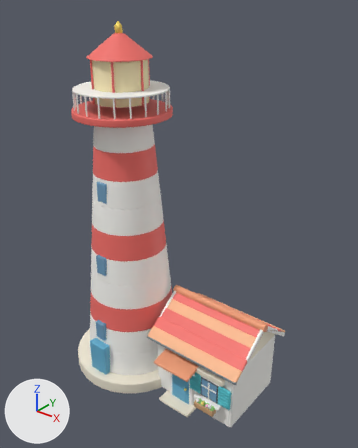
A saved change to the Blender file source-art/bayview/lighthouse.blend.
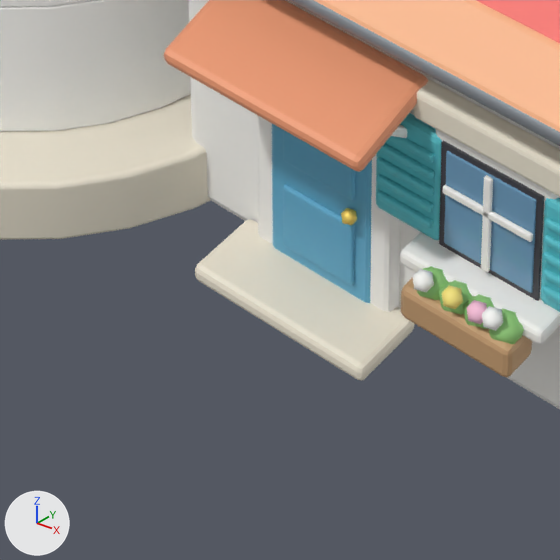
Old and new are each drawn whole from a camera (50 mm lens) standing at (14.74, -14.67, 17.6) and looking at (2.55, 0.57, 8.14) and again close up on the part from 35% to 62% of the width and 79% to 100% of the height. Every picture has the same lights, and +X, +Y and +Z are marked at lower left. The first two pictures are the older version.

The older version as bpy lines, for what is in view:
```python
me_cone = bpy.data.meshes.new('Cone')
me_cone.from_pydata(...)  # 8324 vertices, 7736 faces; spans x -2.9..7.1, y -2.9..3.0, z -1.2..15.1
me_cone.materials.append(mat_whitetrim)  # white #fcfaf6
me_cone.materials.append(mat_red)  # red #f36f69
me_cone.materials.append(mat_stone)  # pale yellow #efe7d4
me_cone.materials.append(mat_glass)  # blue #6f9ebf
me_cone.materials.append(mat_tint_door)  # blue #61adce
me_cone.materials.append(mat_glasslit)  # beige #ffefbf
me_cone.materials.append(mat_gold)  # yellow #fddf6f
me_cone.materials.append(mat_rooftilelight)  # beige #f9b88b
me_cone.materials.append(mat_rooftile)  # orange #ef9e76
me_cone.materials.append(mat_metal)  # grey #959ba2
me_cone.materials.append(mat_tint_wall)  # pale yellow #fcf2dd
me_cone.materials.append(mat_black)  # dark grey #3f3f45
me_cone.materials.append(mat_tint_shutter)  # cyan #59c4ce
me_cone.materials.append(mat_wood)  # brown #c59e73
me_cone.materials.append(mat_leaf)  # green #95ce7c
me_cone.materials.append(mat_flowerwhite)  # white #fffffc
me_cone.materials.append(mat_floweryellow)  # yellow #ffec81
me_cone.materials.append(mat_flowerpink)  # pink #ffc5df
ob_visual = bpy.data.objects.new('Visual', me_cone)
ob_visual.location = (0.0, 0.0, 1.2)
```
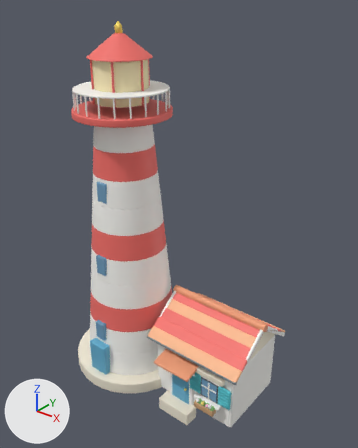
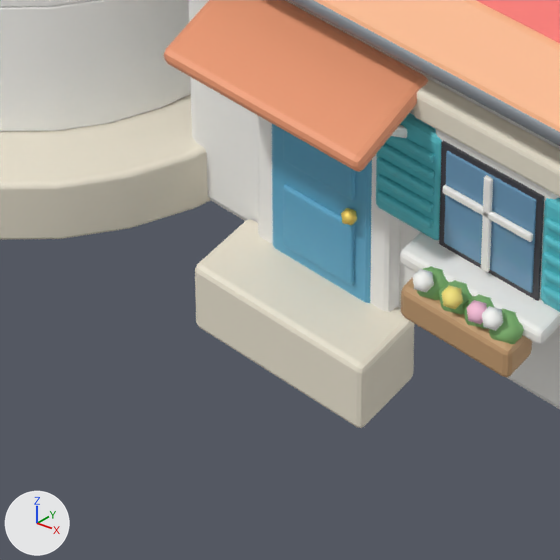
Where the change shows, as pixel boxes (x1, y1, x2, y2) in the close-ups (560 x 560 px; the box of a moved part takes in the faces that stretch with it):
'Visual', reshaped
    before: (0, 0, 560, 409)
    after: (0, 0, 560, 428)
part 1 of me_cone, moved or reshaped
    before: (195, 271, 414, 381)
    after: (195, 271, 414, 428)

Edits to the bpy script that builds the scene:
```text
Change me_cone:
    used by ob_visual; location = (0.0, 0.0, 1.2)
    remove me_cone.from_pydata(...)  # 8324 vertices, 7736 faces; spans x -2.9..7.1, y -2.9..3.0, z -1.2..15.1
    add me_cone.from_pydata(...)  # 8324 vertices, 7736 faces; spans x -2.9..7.1, y -2.9..3.0, z -1.7..15.1
    me_cone part 1: 28 of the vertices in x 3.2..4.8, y -1.7..-1.0, z -1.2..-1.1 are moved by (0.0, 0.0, -0.5)
```
